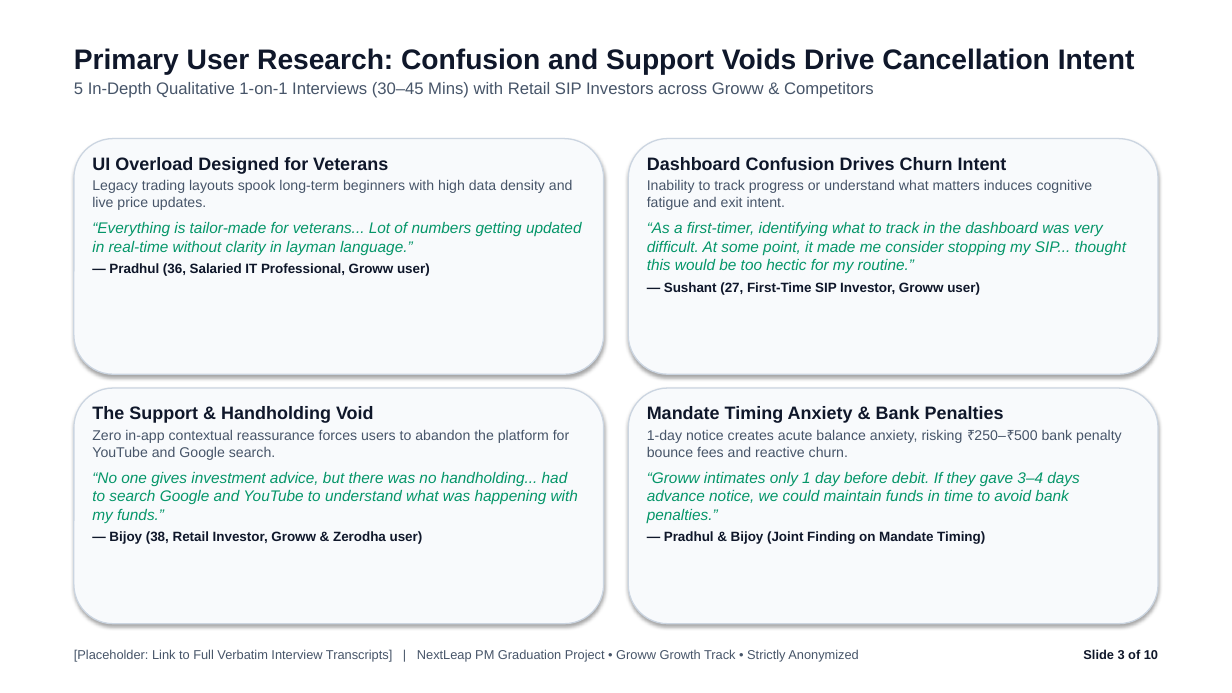
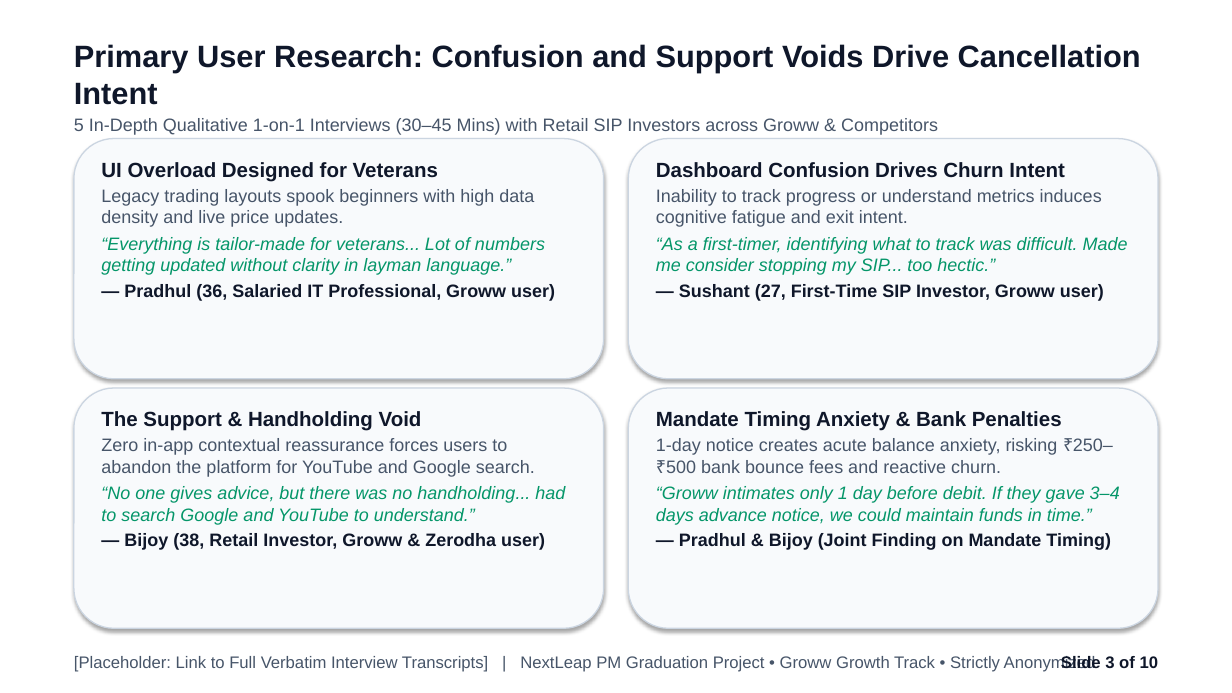
Before and after one commit to emilgeorgefranc95/NL_Grad_Proj_MVP_1, a slide deck: slide 3 of NL_Groww.pptx. Drawn at 1232x693 pixels with LibreOffice and Linux fonts; fonts in the diff are those of the drawing. Boxes give left, top, right and bottom in pixels: in the first picture for what was removed or moved away, otherwise in the second. Text is boxed around its words. In the diff, an @@ line names an element or a change of style, - is before the commit and + after.

Commit message:
Enforce strict >=14pt font size across all slide content and tables

```diff
--- a/NL_Groww.pptx
+++ b/NL_Groww.pptx
@@ text "Primary User Research: Confusion and ..." at <box>74,44,1141,135</box>: size 22 to 24 pt in "Primary User Research: Confusion and Support Voids ..."; size 13 to 14 pt in "5 In-Depth Qualitative 1-on-1 Interviews (30–45 Mins) ..." @@
@@ rounded rectangle: place and size @@
-rounded rectangle at <box>74,139,604,374</box>
+rounded rectangle at <box>74,139,604,379</box>
@@ rounded rectangle: place and size @@
-rounded rectangle at <box>628,139,1158,374</box>
+rounded rectangle at <box>628,139,1158,379</box>
@@ text at <box>101,162,555,301</box>: size 14 to 16 pt in "UI Overload Designed for Veterans"; size 10.5 to 14 pt in "— Pradhul (36, Salaried IT Professional, Groww ..." @@
@@ text at <box>656,162,1104,301</box>: size 14 to 16 pt in "Dashboard Confusion Drives Churn Intent"; size 10.5 to 14 pt in "— Sushant (27, First-Time SIP Investor, Groww ..." @@
@@ text at <box>101,189,545,275</box>: text changed; size 12 to 14 pt @@
-Legacy trading layouts spook long-term beginners with high data density and live price updates.
-“Everything is tailor-made for veterans... Lot of numbers getting updated in real-time without clarity in layman language.”
+Legacy trading layouts spook beginners with high data density and live price updates.
+“Everything is tailor-made for veterans... Lot of numbers getting updated without clarity in layman language.”
@@ text at <box>656,189,1128,275</box>: text changed; size 12 to 14 pt @@
-Inability to track progress or understand what matters induces cognitive fatigue and exit intent.
-“As a first-timer, identifying what to track in the dashboard was very difficult. At some point, it made me consider stopping my SIP... thought this would be too hectic for my routine.”
+Inability to track progress or understand metrics induces cognitive fatigue and exit intent.
+“As a first-timer, identifying what to track was difficult. Made me consider stopping my SIP... too hectic.”
@@ rounded rectangle: place and size @@
-rounded rectangle at <box>74,388,604,624</box>
+rounded rectangle at <box>74,388,604,628</box>
@@ rounded rectangle: place and size @@
-rounded rectangle at <box>628,388,1158,624</box>
+rounded rectangle at <box>628,388,1158,628</box>
@@ text at <box>101,411,545,550</box>: size 14 to 16 pt in "The Support & Handholding Void"; size 11 to 14 pt in "Zero in-app contextual reassurance forces users to ..."; size 10.5 to 14 pt in "— Bijoy (38, Retail Investor, Groww & ..."; less space between paragraphs @@
@@ text at <box>656,411,1111,550</box>: size 14 to 16 pt in "Mandate Timing Anxiety & Bank Penalties"; size 10.5 to 14 pt in "— Pradhul & Bijoy (Joint Finding on ..." @@
@@ text at <box>656,438,1120,525</box>: text changed; size 12 to 14 pt @@
-1-day notice creates acute balance anxiety, risking ₹250–₹500 bank penalty bounce fees and reactive churn.
-“Groww intimates only 1 day before debit. If they gave 3–4 days advance notice, we could maintain funds in time to avoid bank penalties.”
+1-day notice creates acute balance anxiety, risking ₹250–₹500 bank bounce fees and reactive churn.
+“Groww intimates only 1 day before debit. If they gave 3–4 days advance notice, we could maintain funds in time.”
@@ text at <box>101,486,565,525</box>: text changed; size 12 to 14 pt @@
-“No one gives investment advice, but there was no handholding... had to search Google and YouTube to understand what was happening with my funds.”
+“No one gives advice, but there was no handholding... had to search Google and YouTube to understand.”
@@ text "[Placeholder: Link to Full Verbatim ..." at <box>74,656,1096,672</box>: size 10 to 13 pt @@
@@ text "Slide 3 of 10" at <box>1061,656,1159,668</box>: size 10 to 13 pt @@
```
Also in this commit, not shown: 8 other slides changed, 1 other file.
